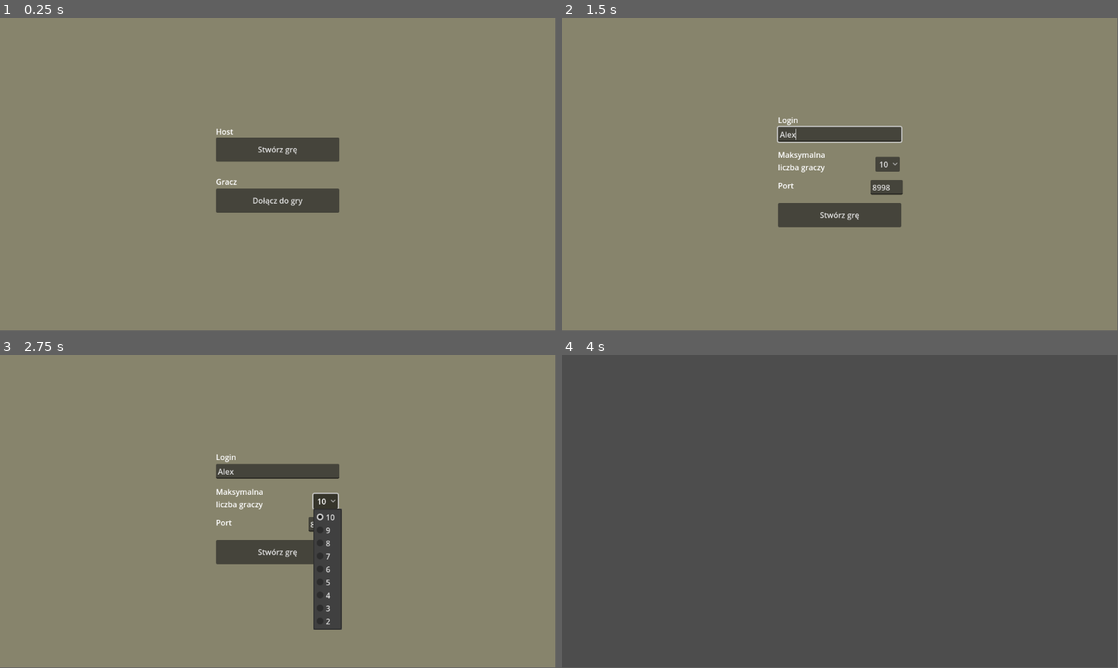
Above: before the commit, frames 1-4 (two rows, left to right).
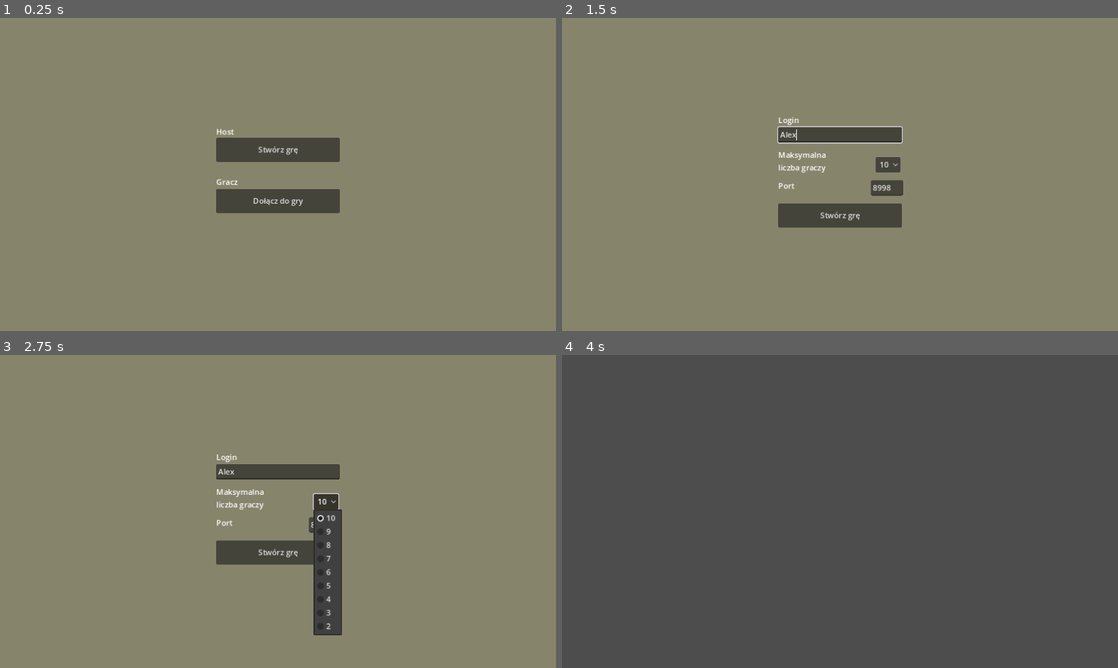
Above: after the commit, the same moments.

Repository: igorzasty2/wzimongus
Game: Godot game, scene res://scenes/ui/play_menu/play_menu.tscn
Same seed, same stepped clock (60 frames per second), same inputs: the game is played once before the commit and once after it.
Inputs (mouse positions are in pixels of both pictures, inside the frame that each line leads up to):
- Up to frame 1 (0.25 s): no input
- Up to frame 2 (1.5 s): click "Stwórz grę" at 0.5 s; click (840, 133) at 1.27 s; type "Alex" at 1.35 s
- Up to frame 3 (2.75 s): click "10" at 2 s
- Up to frame 4 (4 s): click "Stwórz grę" at 2.75 s; click "Rozpocznij grę" at 3.5 s
In our replay, the window is 799x449 before the commit and 800x450 after it. These sizes can differ from the game's own. Grey fills any space a smaller window leaves; there, only what the larger window draws over its background counts as a difference.

The runs differ from the first frame. In frame 1, 0.4% of the frame differs, in the area x 38-62%, y 35-63%; in frame 2, 0.8%, in the area x 38-62%, y 31-67%; in frame 3, 0.8%; in frame 4, only the window size differs.

Commit message:
Added start menu, pause menu, settings, settings saving

Diff:
--- a/project.godot
+++ b/project.godot
@@ -19,6 +19,10 @@
 
 MultiplayerManager="*res://globals/multiplayer_manager/multiplayer_manager.gd"
 
+[display]
+
+window/stretch/mode="canvas_items"
+
 [dotnet]
 
 project/assembly_name="WZiMongus"
--- /dev/null
+++ b/scenes/ui/pause_menu/pause_menu.gd
@@ -0,0 +1,21 @@
+extends CanvasLayer
+
+var esc_pressed: bool = false
+
+func _ready():
+	visible = false
+
+func _process(delta):
+	if Input.is_key_pressed(KEY_ESCAPE) && !esc_pressed:
+		visible=!visible
+		esc_pressed = true
+	elif !Input.is_key_pressed(KEY_ESCAPE):
+		esc_pressed = false
+
+
+func _on_leave_game_button_pressed():
+	get_tree().change_scene_to_file("res://scenes/ui/start_menu/start_menu.tscn")
+
+
+func _on_back_to_game_button_pressed():
+	visible=false
--- /dev/null
+++ b/scenes/ui/pause_menu/pause_menu.tscn
@@ -0,0 +1,64 @@
+[gd_scene load_steps=3 format=3 uid="uid://dx7vp7ohxvuvd"]
+
+[ext_resource type="Script" path="res://scenes/ui/pause_menu/pause_menu.gd" id="1_xdxlx"]
+[ext_resource type="PackedScene" uid="uid://01iag5x618my" path="res://scenes/ui/settings/settings.tscn" id="2_buvgv"]
+
+[node name="PauseMenu" type="CanvasLayer"]
+script = ExtResource("1_xdxlx")
+
+[node name="ColorRect" type="ColorRect" parent="."]
+anchors_preset = 8
+anchor_left = 0.5
+anchor_top = 0.5
+anchor_right = 0.5
+anchor_bottom = 0.5
+offset_left = -271.5
+offset_top = -160.5
+offset_right = 271.5
+offset_bottom = 160.5
+grow_horizontal = 2
+grow_vertical = 2
+color = Color(0.313726, 0.313726, 0.313726, 1)
+
+[node name="VBoxContainer" type="VBoxContainer" parent="."]
+anchors_preset = 8
+anchor_left = 0.5
+anchor_top = 0.5
+anchor_right = 0.5
+anchor_bottom = 0.5
+offset_left = -220.0
+offset_top = -20.0
+offset_right = 220.0
+offset_bottom = 20.0
+grow_horizontal = 2
+grow_vertical = 2
+theme_override_constants/separation = 60
+
+[node name="Separator" type="Control" parent="VBoxContainer"]
+layout_mode = 2
+
+[node name="Settings" parent="VBoxContainer" instance=ExtResource("2_buvgv")]
+layout_mode = 2
+
+[node name="Separator2" type="Control" parent="VBoxContainer"]
+layout_mode = 2
+
+[node name="HBoxContainer" type="HBoxContainer" parent="VBoxContainer"]
+layout_mode = 2
+size_flags_horizontal = 4
+size_flags_vertical = 4
+theme_override_constants/separation = 190
+
+[node name="LeaveGameButton" type="Button" parent="VBoxContainer/HBoxContainer"]
+custom_minimum_size = Vector2(130, 40)
+layout_mode = 2
+text = "Opuść grę"
+
+[node name="BackToGameButton" type="Button" parent="VBoxContainer/HBoxContainer"]
+custom_minimum_size = Vector2(130, 40)
+layout_mode = 2
+theme_override_constants/outline_size = 0
+text = "Powrót do gry"
+
+[connection signal="pressed" from="VBoxContainer/HBoxContainer/LeaveGameButton" to="." method="_on_leave_game_button_pressed"]
+[connection signal="pressed" from="VBoxContainer/HBoxContainer/BackToGameButton" to="." method="_on_back_to_game_button_pressed"]
--- /dev/null
+++ b/scenes/ui/settings/save_user_settings.gd
@@ -0,0 +1,14 @@
+class_name SaveUserSettings extends Resource
+
+# default values of settings
+@export_range(0,100) var master_volume: int = 20
+@export var full_screen: bool = false
+
+func save():
+	ResourceSaver.save(self, "user://user_settings.tres")
+
+static func load_or_create():
+	var res:  SaveUserSettings = load("user://user_settings.tres") as SaveUserSettings
+	if res==null:
+		res = SaveUserSettings.new()
+	return res
--- /dev/null
+++ b/scenes/ui/settings/settings.gd
@@ -0,0 +1,26 @@
+extends Control
+
+@onready var sound_volume_slider = $SettingsList/Sliders/SoundVolumeSlider
+@onready var full_screen_checkbox = $SettingsList/Sliders/FullScreenCheckbox
+
+var user_sett: SaveUserSettings
+
+func _ready():
+	user_sett = SaveUserSettings.load_or_create()
+	sound_volume_slider.value = user_sett.master_volume
+	full_screen_checkbox.button_pressed = user_sett.full_screen
+
+func _on_full_screen_checkbox_toggled(button_pressed):
+	if button_pressed == true:
+		DisplayServer.window_set_mode(DisplayServer.WINDOW_MODE_FULLSCREEN)
+	else:
+		DisplayServer.window_set_mode(DisplayServer.WINDOW_MODE_WINDOWED)
+	if user_sett:
+		user_sett.full_screen= full_screen_checkbox.button_pressed;
+		user_sett.save()
+
+func _on_sound_volume_slider_value_changed(value):
+	AudioServer.set_bus_volume_db(0,linear_to_db(value))
+	if user_sett:
+		user_sett.master_volume = value;
+		user_sett.save()
--- /dev/null
+++ b/scenes/ui/settings/settings.tscn
@@ -0,0 +1,55 @@
+[gd_scene load_steps=2 format=3 uid="uid://01iag5x618my"]
+
+[ext_resource type="Script" path="res://scenes/ui/settings/settings.gd" id="1_cq5p7"]
+
+[node name="Settings" type="Control"]
+layout_mode = 3
+anchors_preset = 15
+anchor_right = 1.0
+anchor_bottom = 1.0
+grow_horizontal = 2
+grow_vertical = 2
+script = ExtResource("1_cq5p7")
+
+[node name="SettingsList" type="HBoxContainer" parent="."]
+layout_mode = 1
+anchors_preset = 8
+anchor_left = 0.5
+anchor_top = 0.5
+anchor_right = 0.5
+anchor_bottom = 0.5
+offset_left = -147.0
+offset_top = -20.0
+offset_right = 147.0
+offset_bottom = 20.0
+grow_horizontal = 2
+grow_vertical = 2
+
+[node name="Labels" type="VBoxContainer" parent="SettingsList"]
+layout_mode = 2
+size_flags_horizontal = 3
+size_flags_vertical = 0
+
+[node name="SoundVolume" type="Label" parent="SettingsList/Labels"]
+layout_mode = 2
+size_flags_vertical = 1
+text = "Głośność"
+
+[node name="FullScreen" type="Label" parent="SettingsList/Labels"]
+layout_mode = 2
+size_flags_vertical = 1
+text = "Pełny ekran"
+
+[node name="Sliders" type="VBoxContainer" parent="SettingsList"]
+layout_mode = 2
+size_flags_horizontal = 3
+
+[node name="SoundVolumeSlider" type="HSlider" parent="SettingsList/Sliders"]
+layout_mode = 2
+
+[node name="FullScreenCheckbox" type="CheckBox" parent="SettingsList/Sliders"]
+layout_mode = 2
+focus_mode = 0
+
+[connection signal="value_changed" from="SettingsList/Sliders/SoundVolumeSlider" to="." method="_on_sound_volume_slider_value_changed"]
+[connection signal="toggled" from="SettingsList/Sliders/FullScreenCheckbox" to="." method="_on_full_screen_checkbox_toggled"]
--- /dev/null
+++ b/scenes/ui/start_menu/start_menu.gd
@@ -0,0 +1,29 @@
+extends Control
+
+@onready var menu: Control = $Menu
+@onready var settings: Control = $Settings
+
+
+func _ready():
+	settings.visible = false
+	menu.visible = true
+
+func _on_play_button_pressed():
+	get_tree().change_scene_to_file("res://scenes/ui/play_menu/play_menu.tscn")
+
+func _on_settings_button_pressed():
+	toggle_visibility()
+
+func _on_exit_button_pressed():
+	get_tree().quit()
+
+func _on_settings_exit_settings():
+	toggle_visibility()
+
+func _on_back_button_pressed():
+	toggle_visibility()
+
+# makes the visible invisible and the invisible visible
+func toggle_visibility():
+	settings.visible = !settings.visible
+	menu.visible = !menu.visible
--- /dev/null
+++ b/scenes/ui/start_menu/start_menu.tscn
@@ -0,0 +1,129 @@
+[gd_scene load_steps=3 format=3 uid="uid://bha1146nfvg6s"]
+
+[ext_resource type="Script" path="res://scenes/ui/start_menu/start_menu.gd" id="1_kh2k6"]
+[ext_resource type="PackedScene" uid="uid://01iag5x618my" path="res://scenes/ui/settings/settings.tscn" id="3_j535k"]
+
+[node name="StartMenu" type="Control"]
+layout_mode = 3
+anchors_preset = 15
+anchor_right = 1.0
+anchor_bottom = 1.0
+grow_horizontal = 2
+grow_vertical = 2
+script = ExtResource("1_kh2k6")
+
+[node name="Background" type="ColorRect" parent="."]
+layout_mode = 1
+anchors_preset = 8
+anchor_left = 0.5
+anchor_top = 0.5
+anchor_right = 0.5
+anchor_bottom = 0.5
+offset_left = -576.5
+offset_top = -324.0
+offset_right = 576.5
+offset_bottom = 324.0
+grow_horizontal = 2
+grow_vertical = 2
+color = Color(0.352941, 0.352941, 0.443137, 1)
+
+[node name="Menu" type="Control" parent="."]
+anchors_preset = 0
+offset_right = 1152.0
+offset_bottom = 648.0
+
+[node name="MarginContainer" type="MarginContainer" parent="Menu"]
+layout_mode = 0
+offset_right = 1152.0
+offset_bottom = 648.0
+theme_override_constants/margin_left = 15
+theme_override_constants/margin_top = 15
+theme_override_constants/margin_right = 15
+theme_override_constants/margin_bottom = 15
+
+[node name="TitleContainer" type="VBoxContainer" parent="Menu/MarginContainer"]
+layout_mode = 2
+theme_override_constants/separation = 65
+
+[node name="Title" type="Label" parent="Menu/MarginContainer/TitleContainer"]
+layout_mode = 2
+theme_override_colors/font_outline_color = Color(0, 0, 0, 1)
+theme_override_constants/outline_size = 25
+theme_override_font_sizes/font_size = 110
+text = "WZIMong us"
+horizontal_alignment = 1
+vertical_alignment = 1
+
+[node name="ButtonsContainer" type="VBoxContainer" parent="Menu/MarginContainer"]
+layout_mode = 2
+size_flags_horizontal = 4
+size_flags_vertical = 8
+theme_override_constants/separation = 20
+
+[node name="PlayButton" type="Button" parent="Menu/MarginContainer/ButtonsContainer"]
+layout_mode = 2
+theme_override_font_sizes/font_size = 56
+text = "Graj"
+
+[node name="SettingsButton" type="Button" parent="Menu/MarginContainer/ButtonsContainer"]
+layout_mode = 2
+theme_override_font_sizes/font_size = 56
+text = "Ustawienia"
+
+[node name="ExitButton" type="Button" parent="Menu/MarginContainer/ButtonsContainer"]
+layout_mode = 2
+theme_override_font_sizes/font_size = 56
+text = "Wyjdź"
+
+[node name="Separator2" type="Control" parent="Menu/MarginContainer/ButtonsContainer"]
+layout_mode = 2
+size_flags_horizontal = 4
+
+[node name="Separator3" type="Control" parent="Menu/MarginContainer/ButtonsContainer"]
+layout_mode = 2
+size_flags_horizontal = 4
+
+[node name="Separator4" type="Control" parent="Menu/MarginContainer/ButtonsContainer"]
+layout_mode = 2
+size_flags_horizontal = 4
+
+[node name="Settings" type="Control" parent="."]
+anchors_preset = 0
+offset_right = 1152.0
+offset_bottom = 648.0
+
+[node name="VBoxContainer" type="VBoxContainer" parent="Settings"]
+layout_mode = 1
+anchors_preset = 7
+anchor_left = 0.5
+anchor_top = 1.0
+anchor_right = 0.5
+anchor_bottom = 1.0
+offset_left = -104.0
+offset_top = -85.0
+offset_right = 104.0
+grow_horizontal = 2
+grow_vertical = 0
+theme_override_constants/separation = 35
+
+[node name="BackButton" type="Button" parent="Settings/VBoxContainer"]
+custom_minimum_size = Vector2(208, 85)
+layout_mode = 2
+theme_override_font_sizes/font_size = 56
+text = "Powrót"
+
+[node name="Separator" type="Control" parent="Settings/VBoxContainer"]
+layout_mode = 2
+
+[node name="Settings" parent="Settings" instance=ExtResource("3_j535k")]
+layout_mode = 1
+anchors_preset = 8
+anchor_left = 0.5
+anchor_top = 0.5
+anchor_right = 0.5
+anchor_bottom = 0.5
+
+[connection signal="pressed" from="Menu/MarginContainer/ButtonsContainer/PlayButton" to="." method="_on_play_button_pressed"]
+[connection signal="pressed" from="Menu/MarginContainer/ButtonsContainer/SettingsButton" to="." method="_on_settings_button_pressed"]
+[connection signal="pressed" from="Menu/MarginContainer/ButtonsContainer/ExitButton" to="." method="_on_exit_button_pressed"]
+[connection signal="pressed" from="Settings/VBoxContainer/BackButton" to="." method="_on_back_button_pressed"]
